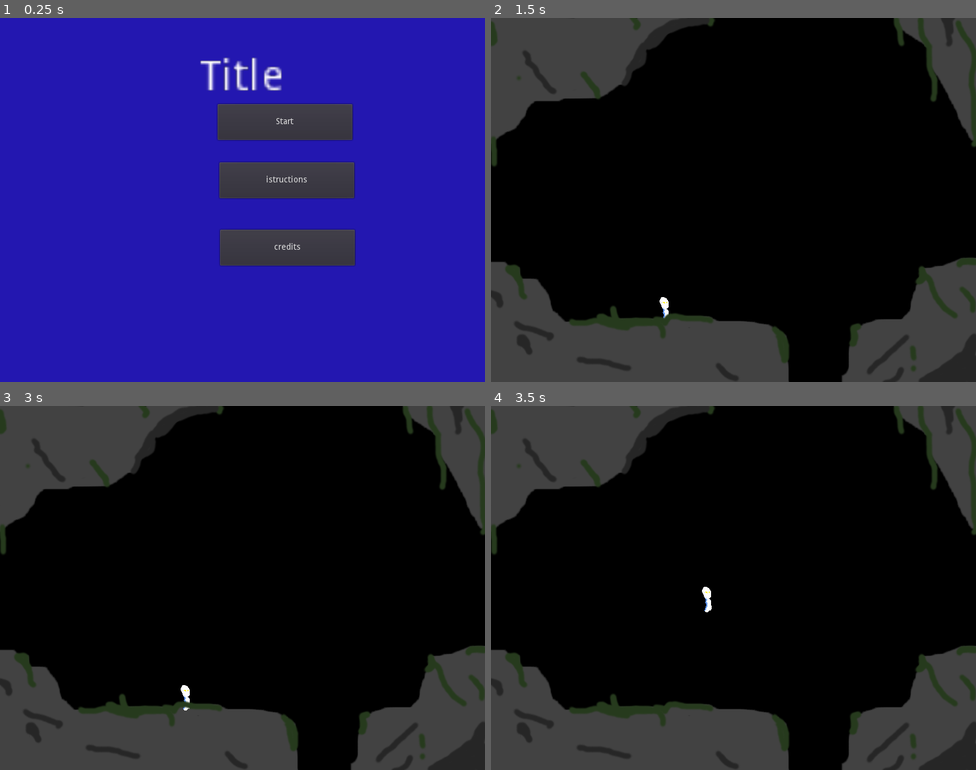
Above: before the commit, frames 1-4 (two rows, left to right).
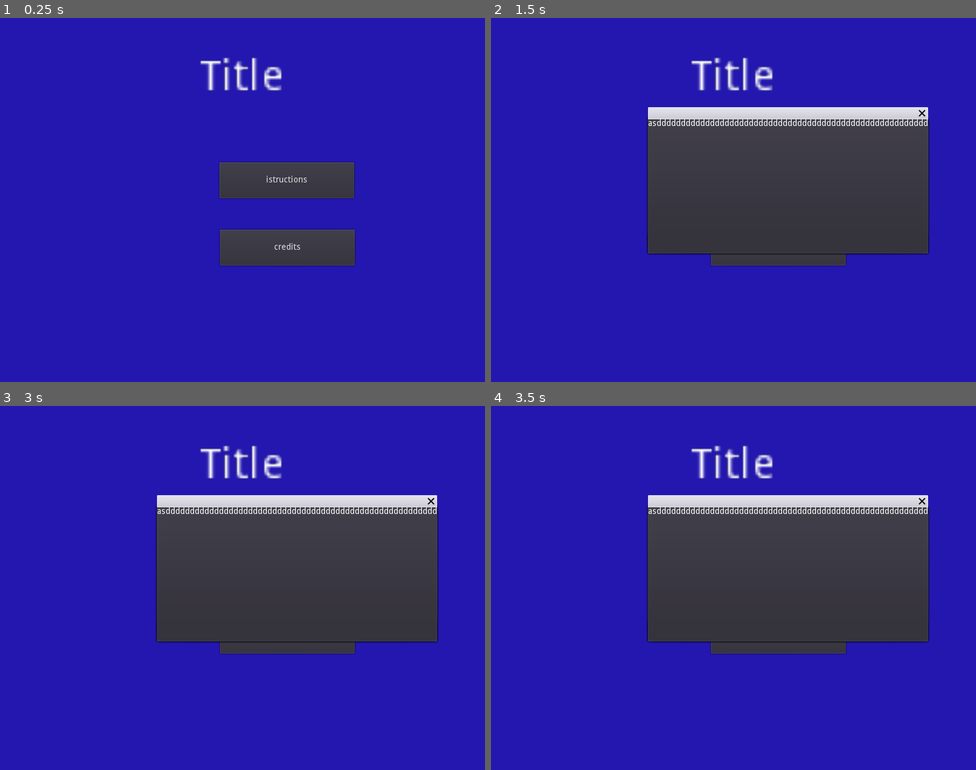
Above: after the commit, the same moments.

Repository: Axeltherabbit/ld47
Game: Godot game, scene res://scenes/menu.tscn
Two runs of this game, one before a commit and one after it. Both use one fixed random seed, a clock stepped at 60 frames per second and the inputs below. Before the commit the project has no main scene; this scene is started directly in both runs.
Inputs (mouse positions are in pixels of both pictures, inside the frame that each line leads up to):
- Up to frame 1 (0.25 s): no input
- Up to frame 2 (1.5 s): click (777, 123) at 0.5 s, where only the run before the commit has a clickable "Start"; click (777, 181) at 1.25 s, where only the run after the commit has a clickable "istructions"
- Up to frame 3 (3 s): click (286, 635) at 2 s, where only the run after the commit has a clickable "credits"; tap Enter at 2.75 s; hold D from 2.78 s (still down); hold N from 2.78 s (still down)
- Up to frame 4 (3.5 s): keep holding D; keep holding N; tap Space at 3.02 s; tap Y at 3.05 s

The runs differ from the first frame. In frame 1, 2.9% of the frame differs, in the area x 44-73%, y 23-34%; in frame 2, 100%, in the area x 0-100%, y 0-100%; in frame 3, 100%; in frame 4, 100%.

Commit message:
the game is done I need to add some assets and fix the bugs, the code sucks

Diff:
--- /dev/null
+++ b/global.gd
@@ -0,0 +1,5 @@
+extends Node
+
+func changescene(vp, scene):
+	vp.get_children()[0].queue_free()
+	vp.add_child(load(scene).instance())
--- a/project.godot
+++ b/project.godot
@@ -16,7 +16,12 @@
 [application]
 
 config/name="ld47"
+run/main_scene="res://scenes/menu.tscn"
 config/icon="res://assets/2D/icon.png"
+
+[autoload]
+
+Global="*res://global.gd"
 
 [display]
 
--- a/scenes/gate.tscn
+++ b/scenes/gate.tscn
@@ -93,19 +93,6 @@
 "_edit_use_anchors_": false
 }
 
-[node name="LineEdit" type="LineEdit" parent="."]
-visible = false
-modulate = Color( 1, 1, 1, 0.635294 )
-margin_left = 274.158
-margin_top = 319.572
-margin_right = 364.158
-margin_bottom = 343.572
-rect_scale = Vector2( 2.59979, 1.65391 )
-max_length = 10
-__meta__ = {
-"_edit_use_anchors_": false
-}
-
 [node name="areyou" type="Label" parent="."]
 visible = false
 margin_left = 115.766
@@ -121,32 +108,12 @@
 "_edit_use_anchors_": false
 }
 
-[node name="YesButton" type="Button" parent="."]
-visible = false
-modulate = Color( 1, 1, 1, 0.588235 )
-margin_left = 172.031
-margin_top = 367.201
-margin_right = 205.031
-margin_bottom = 387.201
-rect_scale = Vector2( 5.96, 4.28 )
-text = "Yes"
-
-[node name="NoButton" type="Button" parent="."]
-visible = false
-modulate = Color( 1, 1, 1, 0.521569 )
-margin_left = 421.495
-margin_top = 369.721
-margin_right = 454.495
-margin_bottom = 389.721
-rect_scale = Vector2( 5.96, 4.28 )
-text = "No"
-
 [node name="yesyou" type="Label" parent="."]
 visible = false
-margin_left = 440.664
-margin_top = 390.48
-margin_right = 526.664
-margin_bottom = 404.48
+margin_left = 453.392
+margin_top = 502.203
+margin_right = 539.392
+margin_bottom = 516.203
 rect_scale = Vector2( 1.78741, 2.31917 )
 custom_colors/font_color = Color( 0.290196, 0.239216, 0.47451, 1 )
 custom_colors/font_outline_modulate = Color( 1, 0.121569, 0.121569, 1 )
@@ -156,9 +123,20 @@
 "_edit_use_anchors_": false
 }
 
+[node name="yesno" type="Label" parent="."]
+visible = false
+margin_left = 248.331
+margin_top = 374.924
+margin_right = 308.331
+margin_bottom = 388.924
+rect_scale = Vector2( 5.20381, 7.96011 )
+custom_colors/font_color = Color( 0.568627, 0.129412, 0.129412, 1 )
+custom_colors/font_color_shadow = Color( 0.670588, 0.372549, 1, 1 )
+text = "(Y)es (N)o"
+__meta__ = {
+"_edit_use_anchors_": false
+}
+
 [node name="Timer" type="Timer" parent="."]
 autostart = true
-[connection signal="text_entered" from="LineEdit" to="." method="_on_LineEdit_text_entered"]
-[connection signal="pressed" from="YesButton" to="." method="_on_YesButton_pressed"]
-[connection signal="pressed" from="NoButton" to="." method="_on_NoButton_pressed"]
 [connection signal="timeout" from="Timer" to="." method="_on_Timer_timeout"]
--- a/scenes/menu.tscn
+++ b/scenes/menu.tscn
@@ -14,18 +14,6 @@
 anchor_right = 1.0
 anchor_bottom = 1.0
 color = Color( 0.137255, 0.0901961, 0.690196, 1 )
-__meta__ = {
-"_edit_use_anchors_": false
-}
-
-[node name="start" type="Button" parent="."]
-anchor_right = 0.263
-anchor_bottom = 0.065
-margin_left = 359.0
-margin_top = 142.0
-margin_right = 371.0
-margin_bottom = 162.0
-text = "Start"
 __meta__ = {
 "_edit_use_anchors_": false
 }
@@ -99,6 +87,5 @@
 }
 
 [node name="AudioStreamPlayer" type="AudioStreamPlayer" parent="."]
-[connection signal="pressed" from="start" to="." method="_on_start_pressed"]
 [connection signal="pressed" from="istructions" to="." method="_on_istructions_pressed"]
 [connection signal="pressed" from="credits" to="." method="_on_credits_pressed"]
--- a/scenes/room.tscn
+++ b/scenes/room.tscn
@@ -6,30 +6,31 @@
 [ext_resource path="res://scenes/screen.tscn" type="PackedScene" id=4]
 [ext_resource path="res://assets/2D/rotatebutton.png" type="Texture" id=5]
 [ext_resource path="res://assets/2D/platform.png" type="Texture" id=6]
-
-[sub_resource type="Animation" id=8]
+[ext_resource path="res://scenes/viewport.tscn" type="PackedScene" id=7]
+
+[sub_resource type="Animation" id=1]
 resource_name = "movement#"
-length = 10.0
+length = 2.0
 tracks/0/type = "value"
 tracks/0/path = NodePath(".:position")
 tracks/0/interp = 1
-tracks/0/loop_wrap = true
+tracks/0/loop_wrap = false
 tracks/0/imported = false
 tracks/0/enabled = true
 tracks/0/keys = {
-"times": PoolRealArray( 0, 10 ),
+"times": PoolRealArray( 0, 2 ),
 "transitions": PoolRealArray( 1, 1 ),
 "update": 0,
 "values": [ Vector2( 185.829, 178.342 ), Vector2( 712.476, 180.862 ) ]
 }
 
-[sub_resource type="RectangleShape2D" id=1]
+[sub_resource type="RectangleShape2D" id=2]
 extents = Vector2( 40.7142, 40.5396 )
 
-[sub_resource type="RectangleShape2D" id=2]
+[sub_resource type="RectangleShape2D" id=3]
 extents = Vector2( 436.073, 41.7654 )
 
-[sub_resource type="Animation" id=3]
+[sub_resource type="Animation" id=4]
 length = 5.0
 loop = true
 tracks/0/type = "value"
@@ -69,7 +70,7 @@
 position = Vector2( 185.829, 178.342 )
 
 [node name="AnimationPlayer" type="AnimationPlayer" parent="screen"]
-anims/movement# = SubResource( 8 )
+anims/movement# = SubResource( 1 )
 
 [node name="background" type="Sprite" parent="."]
 modulate = Color( 0.54902, 0.156863, 0.792157, 1 )
@@ -193,13 +194,30 @@
 [node name="platform3" type="CollisionShape2D" parent="platforms"]
 visible = false
 position = Vector2( 123.667, 361.127 )
-shape = SubResource( 4 )
+shape = SubResource( 8 )
 disabled = true
 
 [node name="Sprite3" type="Sprite" parent="platforms/platform3"]
 position = Vector2( 4.71623, 2.7663 )
 scale = Vector2( -1.92216, 2.01614 )
 texture = ExtResource( 6 )
+
+[node name="ViewportContainer" type="ViewportContainer" parent="."]
+visible = false
+anchor_right = 0.219
+anchor_bottom = 0.237
+margin_left = 50.7968
+margin_top = 134.929
+margin_right = 90.7968
+margin_bottom = 192.729
+__meta__ = {
+"_edit_use_anchors_": false
+}
+
+[node name="Viewport" parent="ViewportContainer" instance=ExtResource( 7 )]
+render_target_update_mode = 0
+gui_disable_input = true
+[connection signal="animation_finished" from="screen/AnimationPlayer" to="." method="_on_AnimationPlayer_animation_finished"]
 [connection signal="body_entered" from="startbutton" to="." method="_on_startbutton_body_entered"]
 [connection signal="body_exited" from="startbutton" to="." method="_on_startbutton_body_exited"]
 [connection signal="timeout" from="1seccounter" to="." method="_on_1seccounter_timeout"]
--- /dev/null
+++ b/scenes/viewport.tscn
@@ -0,0 +1,15 @@
+[gd_scene load_steps=3 format=2]
+
+[ext_resource path="res://scripts/Viewport.gd" type="Script" id=2]
+[ext_resource path="res://scenes/menu.tscn" type="PackedScene" id=3]
+
+[node name="Viewport" type="Viewport"]
+size = Vector2( 200, 200 )
+size_override_stretch = true
+transparent_bg = true
+handle_input_locally = false
+render_target_update_mode = 3
+gui_snap_controls_to_pixels = false
+script = ExtResource( 2 )
+
+[node name="menu" parent="." instance=ExtResource( 3 )]
--- /dev/null
+++ b/scripts/Viewport.gd
@@ -0,0 +1,13 @@
+extends Viewport
+
+
+# Declare member variables here. Examples:
+# var a = 2
+# var b = "text"
+
+
+# Called when the node enters the scene tree for the first time.
+func _ready():
+	set_size_override(true, Vector2(700, 700)) # Custom size for 2D.
+	set_size_override_stretch(true) # Enable stretch for custom size.
+#	pass
--- a/scripts/gate.gd
+++ b/scripts/gate.gd
@@ -2,9 +2,19 @@
 
 onready var pg = $pg
 
+
+func changescene(vp, scene):
+	vp.get_children()[0].queue_free()
+	vp.add_child(load(scene).instance())
+
+
 # Called when the node enters the scene tree for the first time.
-func _ready():
-	pass # Replace with function body.
+func _input(event):
+	if $yesno.is_visible():
+		if Input.is_key_pressed(KEY_N):
+			$yesyou.show()
+		if Input.is_key_pressed(KEY_Y):
+			changescene(get_viewport(),"res://scenes/room.tscn")
 
 func _process(delta):
 	if pg.position.x>810:
@@ -17,28 +27,11 @@
 		pg.position.y = 605
 
 
-
-func _on_LineEdit_text_entered(new_text):
-	$Iam.hide()
-	$whoare.hide()
-	$LineEdit.hide()
-	$areyou.show()
-	$YesButton.show()
-	$NoButton.show()
-
 var c=0
 func _on_Timer_timeout():
 	c+=1
 	match c:
 		1: $Iam.show()
 		2: $whoare.show()
-		3: $LineEdit.show()
-
-
-func _on_YesButton_pressed():
-	get_tree().change_scene("res://scenes/room.tscn")
-
-
-func _on_NoButton_pressed():
-	$NoButton.hide()
-	$yesyou.show()
+		3: $areyou.show()
+		4: $yesno.show()
--- a/scripts/main.gd
+++ b/scripts/main.gd
@@ -1,9 +1,6 @@
 extends Node2D
 
 
-# Declare member variables here. Examples:
-# var a = 2
-# var b = "text"
 
 onready var pg = $pg
 onready var gate = $gate
@@ -11,6 +8,9 @@
 # Called when the node enters the scene tree for the first time.
 func _ready():
 	pass # Replace with function body.
+func changescene(vp, scene):
+	vp.get_children()[0].queue_free()
+	vp.add_child(load(scene).instance())
 
 
 
@@ -32,7 +32,7 @@
 var insidegate = false
 func _input(event):
 	if Input.is_key_pressed(KEY_E) and insidegate:
-		get_tree().change_scene("res://scenes/gate.tscn")
+		changescene(get_viewport(),"res://scenes/gate.tscn")
 
 
 func _on_Area2D_body_entered(body):
--- a/scripts/menu.gd
+++ b/scripts/menu.gd
@@ -4,6 +4,10 @@
 # Declare member variables here. Examples:
 # var a = 2
 # var b = "text"
+
+func changescene(vp, scene):
+	vp.get_children()[0].queue_free()
+	vp.add_child(load(scene).instance())
 
 
 # Called when the node enters the scene tree for the first time.
@@ -15,9 +19,9 @@
 #func _process(delta):
 #	pass
 
-
-func _on_start_pressed():
-	get_tree().change_scene("res://scenes/cave.tscn")
+func _input(event):
+	if Input.is_key_pressed(KEY_E):
+		changescene(get_viewport(),"res://scenes/cave.tscn")
 
 
 func _on_istructions_pressed():
--- a/scripts/room.gd
+++ b/scripts/room.gd
@@ -1,8 +1,9 @@
 extends Control
 
 
+
+
 onready var viewport = get_viewport()
-
 
 func saveviewport():
 	var vt = viewport.get_texture()
@@ -58,3 +59,8 @@
 
 func _enable_minions(body):
 	$screen.get_node("AnimationPlayer").set_current_animation("movement#")
+
+
+func _on_AnimationPlayer_animation_finished(anim_name):
+	$ViewportContainer.show()
+	$ViewportContainer.get_node("Viewport").set_disable_input(false)
Not shown: 7 places in scenes/room.tscn that only renumber resources
Binary file changed: test.png
